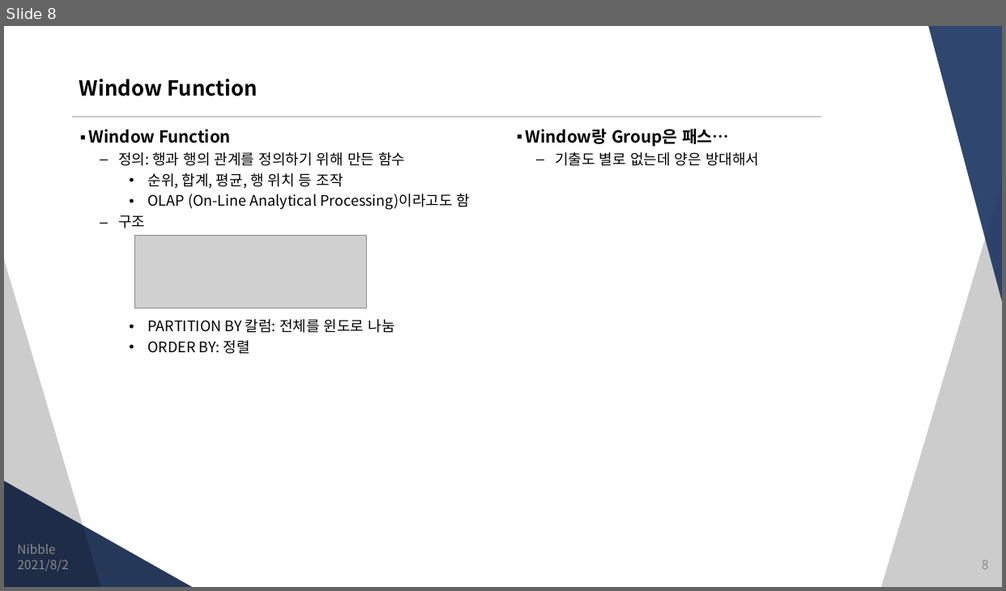
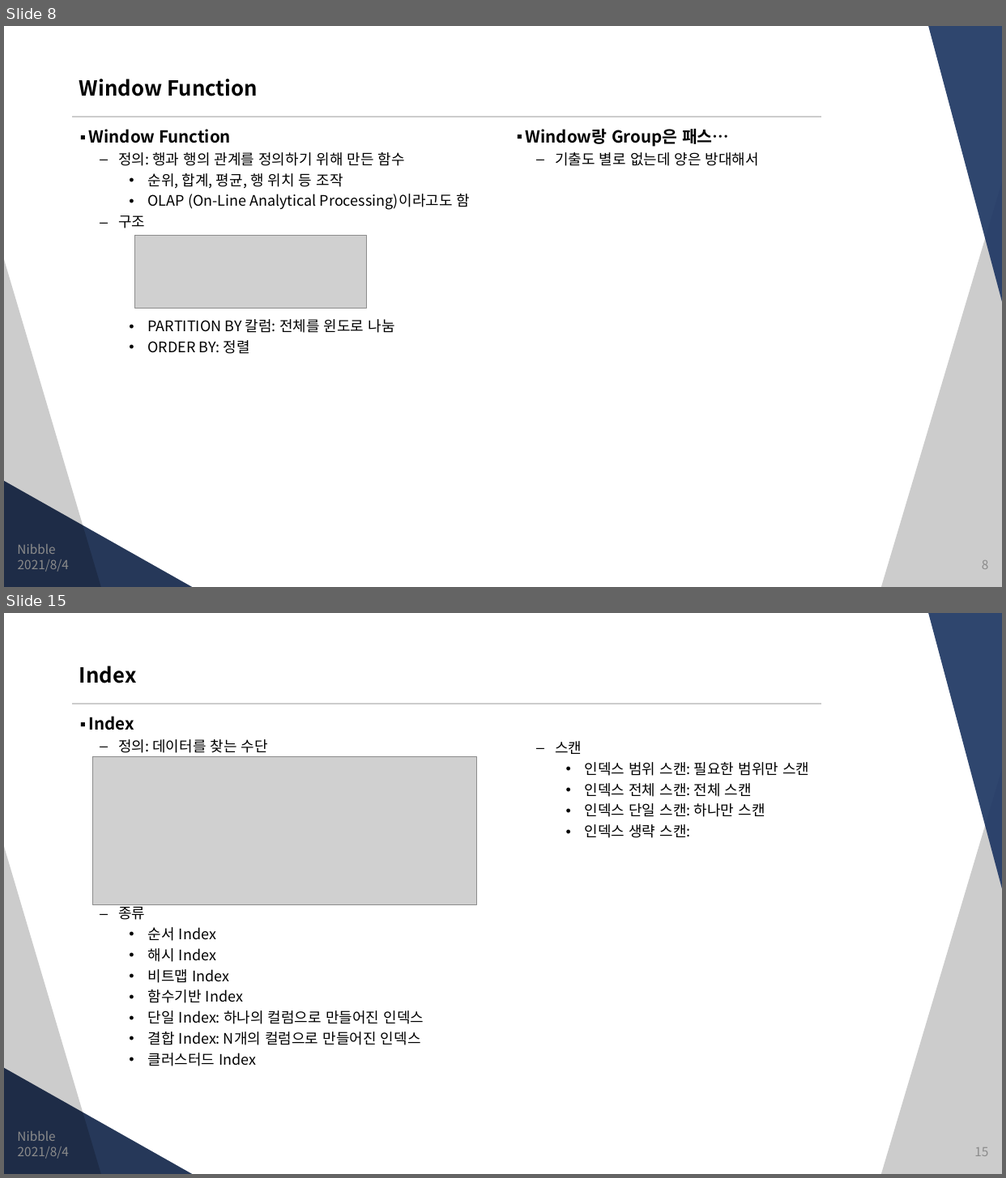
Before and after one commit to JungSangHyeon/2021-TIL, a slide deck: 정보처리기사/3. DB 구축.pptx. Shown one above the other, each under a label of ours: slide 8 before the commit, slides 8 and 15 after it; the slides between them are not shown. The pictures are 1006x591 and 1006x1178 pixels, drawn with LibreOffice and Linux fonts; fonts in the diff are those of the drawing; grey boxes stand for pictures. Boxes give left, top, right and bottom in pixels: in the first picture for what was removed or moved away, otherwise in the second. Text is boxed around its words. In the diff, an @@ line names an element or a change of style, - is before the commit and + after.

```diff
--- a/정보처리기사/3. DB 구축.pptx
+++ b/정보처리기사/3. DB 구축.pptx
@@ slide 15 added at <box>4,613,1002,1174</box>, background #FFFFFF; not listed: 5 template elements that a slide beside it also shows @@
@@ title added at <box>79,666,136,683</box>, 20 pt, text #000000, bold @@
+Index
@@ text added at <box>89,716,424,1067</box>, 14 pt, text #000000 @@
+▪ Index
+  – 정의: 데이터를 찾는 수단
+  – 종류
+    • 순서 Index
+    • 해시 Index
+    • 비트맵 Index
+    • 함수기반 Index
+    • 단일 Index: 하나의 컬럼으로 만들어진 인덱스
+    • 결합 Index: N개의 컬럼으로 만들어진 인덱스
+    • 클러스터드 Index
@@ picture added at <box>93,756,477,905</box> @@
@@ text added at <box>555,741,809,838</box>, 14 pt, text #000000 @@
+  – 스캔
+    • 인덱스 범위 스캔: 필요한 범위만 스캔
+    • 인덱스 전체 스캔: 전체 스캔
+    • 인덱스 단일 스캔: 하나만 스캔
+    • 인덱스 생략 스캔:
@@ text added at <box>17,1131,55,1141</box>, 12 pt, text #8C8C8C @@
+Nibble
@@ text added at <box>18,1147,69,1159</box>, 12 pt, text #8C8C8C @@
+2021/8/4
@@ page number added at <box>974,1148,988,1157</box>, 12 pt, text #8C8C8C @@
+15
@@ slide 8 changed as well @@
@@ text at <box>18,560,69,572</box>: text changed @@
-2021/8/2
+2021/8/4
```
Also in this commit, not shown: 6 other slides changed, 9 other slides added.
